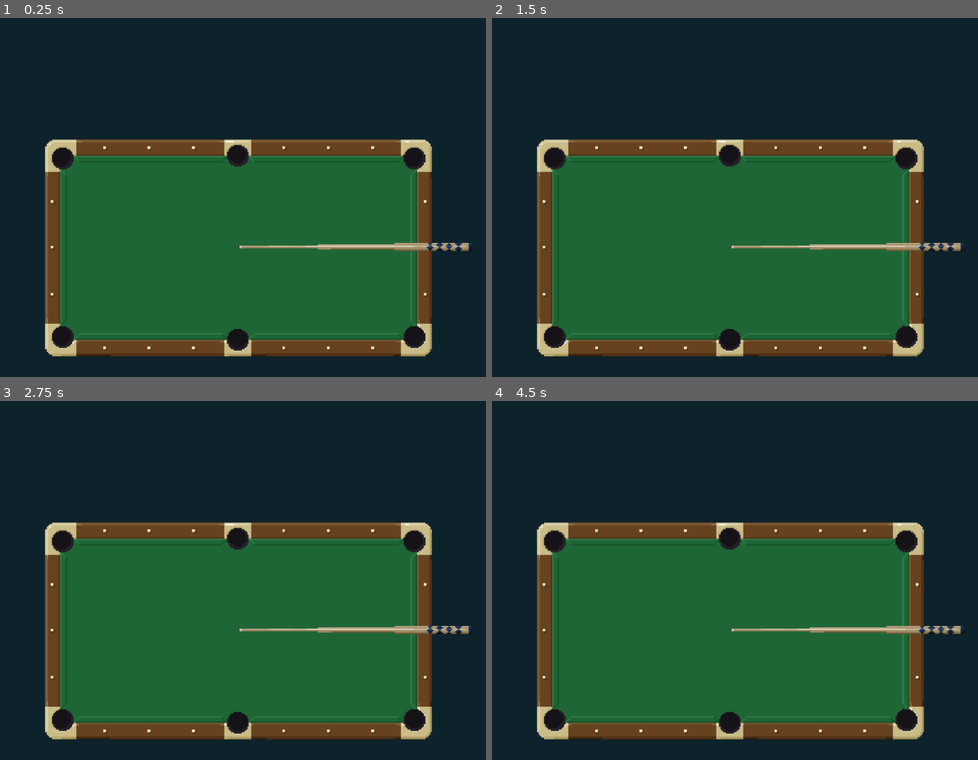
Above: before the commit, frames 1-4 (two rows, left to right).
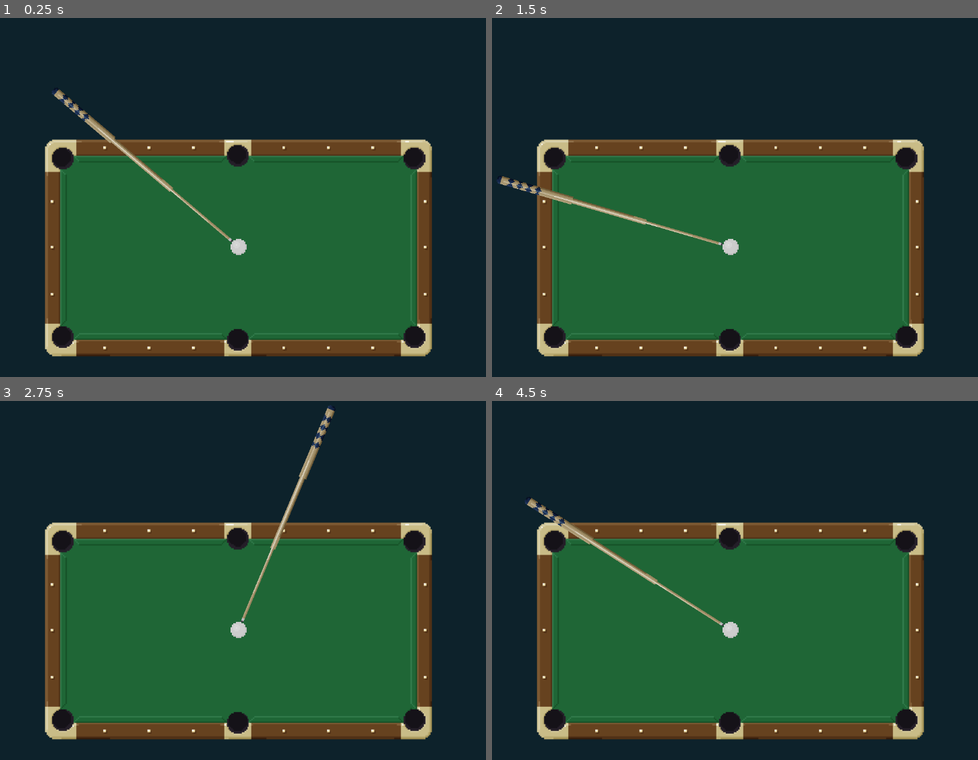
Above: after the commit, the same moments.

Repository: mamu7211/billard-game
Game: Godot game, scene res://table.tscn
Same seed, same stepped clock (60 frames per second), same inputs: the game is played once before the commit and once after it.
Inputs (mouse positions are in pixels of both pictures, inside the frame that each line leads up to):
- Up to frame 1 (0.25 s): no input
- Up to frame 2 (1.5 s): tap Enter at 0.5 s; move the mouse to (851, 179) at 0.52 s; tap Space at 1.25 s; move the mouse to (623, 215) at 1.27 s
- Up to frame 3 (2.75 s): tap Enter at 2 s; move the mouse to (291, 501) at 2.02 s
- Up to frame 4 (4.5 s): tap Space at 2.75, 4.25 s; move the mouse to (705, 652) at 2.77 s; tap Enter at 3.5 s; move the mouse to (890, 634) at 3.52 s; move the mouse to (569, 526) at 4.27 s

The runs differ from the first frame. In frame 1, 1.5% of the frame differs, in the area x 10-98%, y 19-67%; in frame 2, 1.5%; in frame 3, 1.5%, in the area x 47-98%, y 1-67%; in frame 4, 1.5%.

Commit message:
Adds rotation and ball.

Diff:
--- a/project/cue-stick-group.gd
+++ b/project/cue-stick-group.gd
@@ -3,3 +3,4 @@
 func _process(delta):
 
 	position = get_parent().poi
+	rotation = get_parent().get_local_mouse_position().angle_to_point(position)
--- a/project/table.tscn
+++ b/project/table.tscn
@@ -1,9 +1,10 @@
-[gd_scene load_steps=5 format=2]
+[gd_scene load_steps=6 format=2]
 
 [ext_resource path="res://table.gd" type="Script" id=1]
 [ext_resource path="res://images/table.png" type="Texture" id=2]
 [ext_resource path="res://cue-stick-group.gd" type="Script" id=3]
 [ext_resource path="res://images/cue-stick.png" type="Texture" id=4]
+[ext_resource path="res://images/white-ball.png" type="Texture" id=5]
 
 [node name="root" type="Node2D"]
 __meta__ = {
@@ -25,6 +26,12 @@
 script = ExtResource( 3 )
 
 [node name="cue-stick" type="Sprite" parent="table/cue-stick-group"]
-position = Vector2( 260, 0 )
+position = Vector2( 280, 0 )
 scale = Vector2( 3, 3 )
 texture = ExtResource( 4 )
+
+[node name="ball-group" type="Node2D" parent="table"]
+
+[node name="white-ball" type="Sprite" parent="table/ball-group"]
+scale = Vector2( 3, 3 )
+texture = ExtResource( 5 )
Binary file added: project/images/white-ball.png
Not shown, added: project/images/white-ball.png.import
